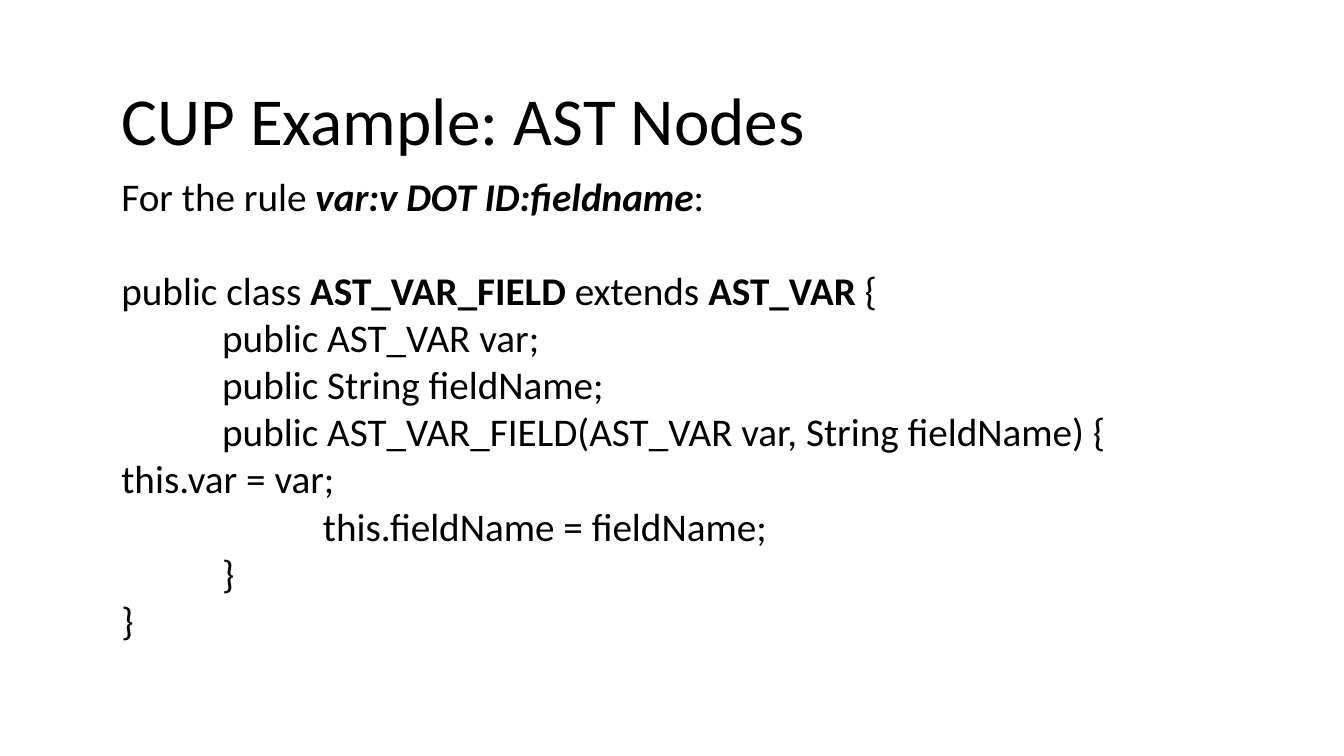
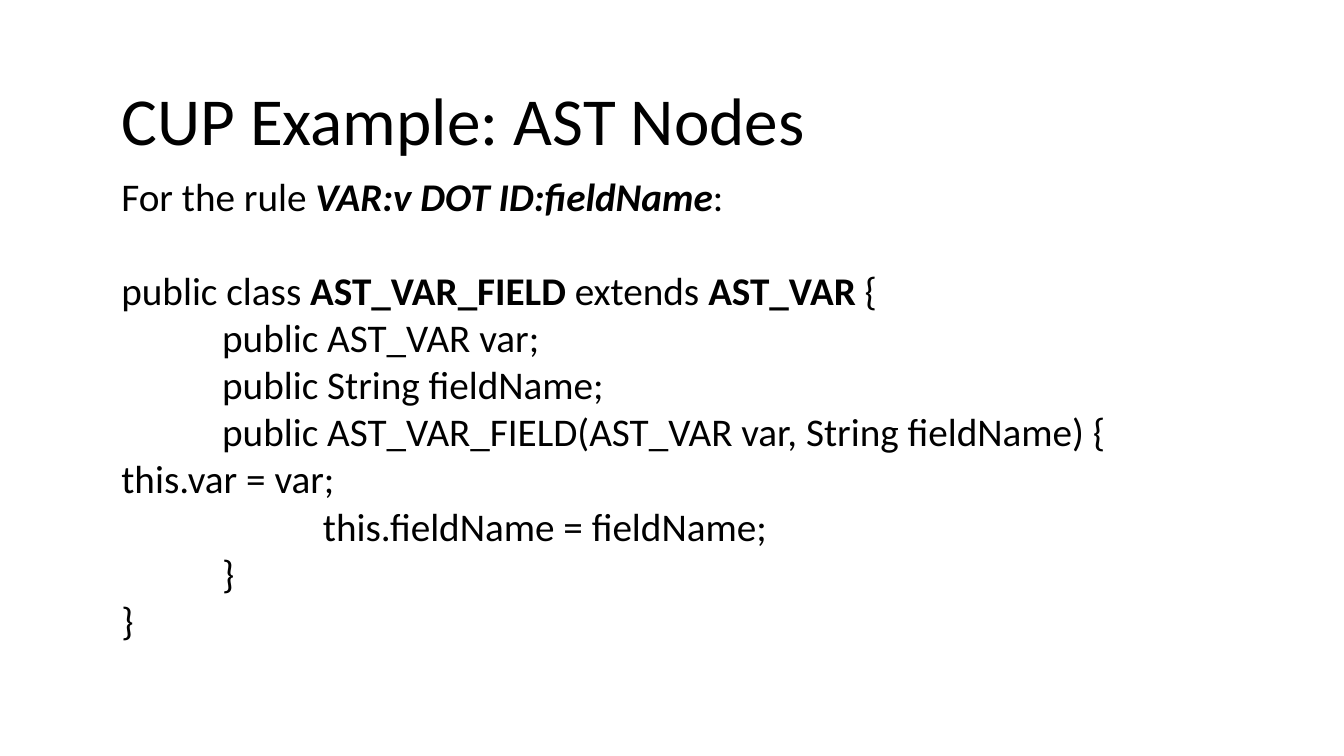
Before and after one commit to nivshani/compilation, a slide deck: slide 95 of slides/bottom_up_parsing.pptx. Drawn at 1344x756 pixels with LibreOffice and Linux fonts; fonts in the diff are those of the drawing. Boxes give left, top, right and bottom in pixels: in the first picture for what was removed or moved away, otherwise in the second. Text is boxed around its words. In the diff, an @@ line names an element or a change of style, - is before the commit and + after.

```diff
--- a/slides/bottom_up_parsing.pptx
+++ b/slides/bottom_up_parsing.pptx
@@ text at [121, 183, 724, 216]: text changed @@
-For the rule var:v DOT ID:fieldname:
+For the rule VAR:v DOT ID:fieldName:
```
Also in this commit, not shown: 2 other slides changed, 1 slide added, 1 other file.
